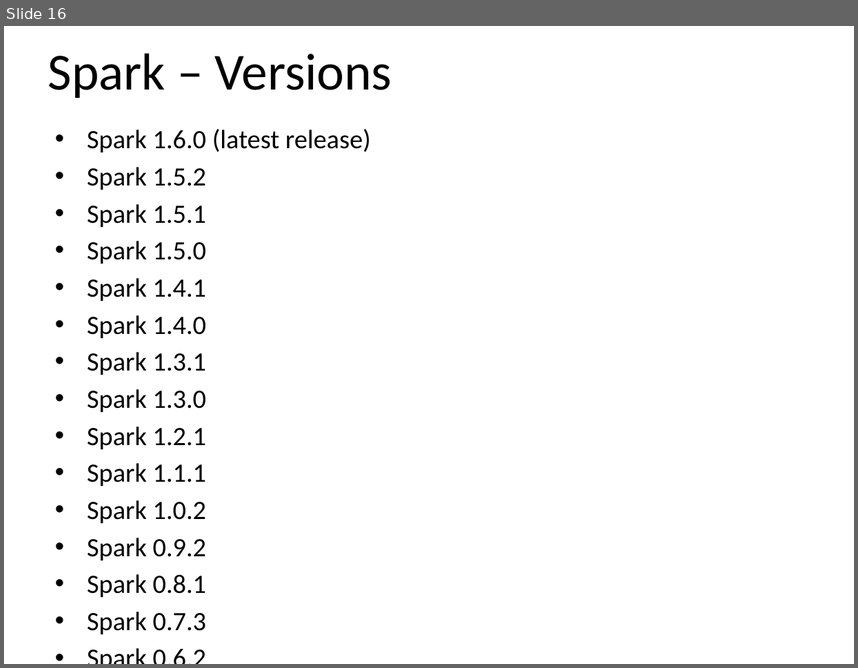
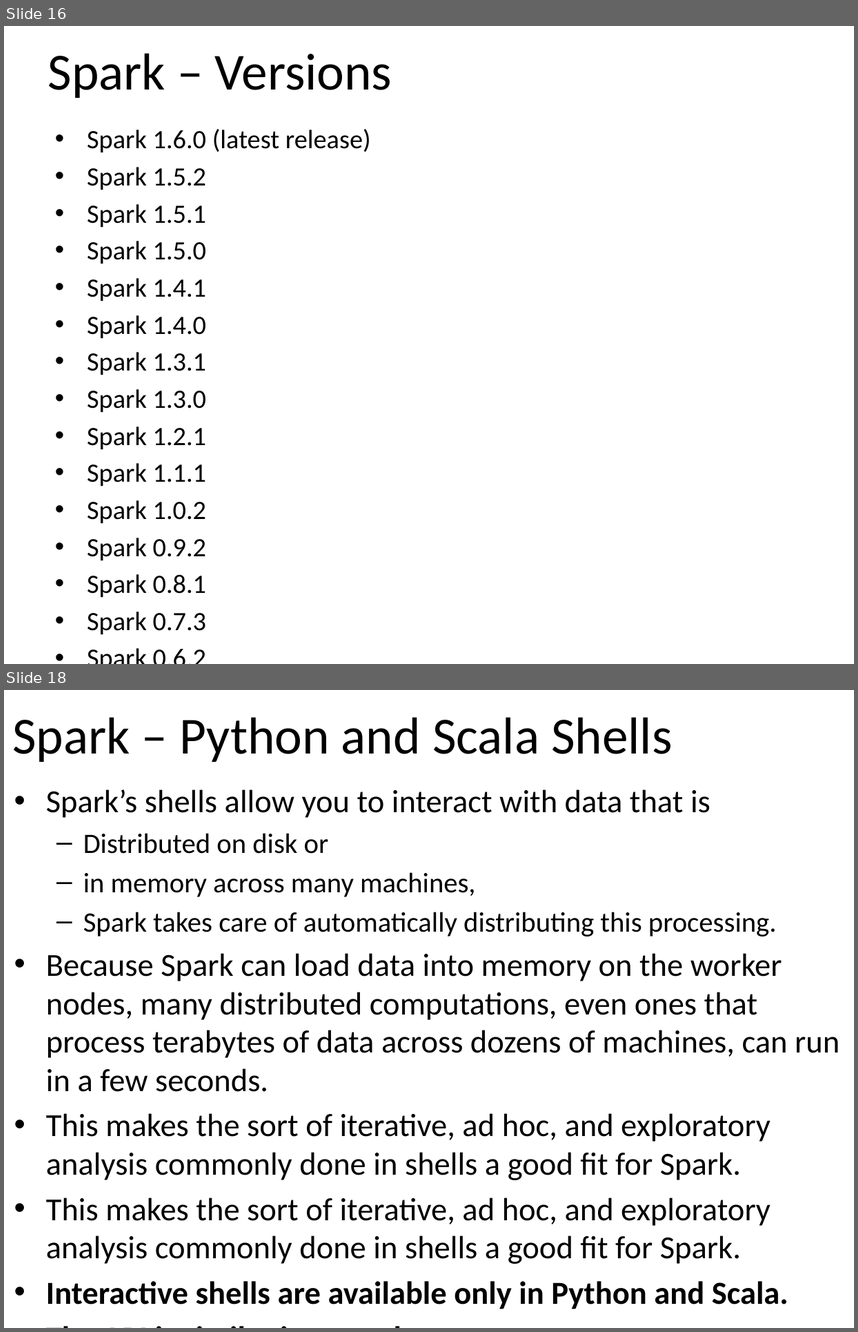
Before and after one commit to email2dorababu/SCALA_Reading, a slide deck: Spark_PPT/Spark_part1.pptx. Shown one above the other, each under a label of ours: slide 16 before the commit, slides 16 and 18 after it; the slides between them are not shown. The pictures are 858x668 and 858x1332 pixels, drawn with LibreOffice and Linux fonts; fonts in the diff are those of the drawing. Boxes give left, top, right and bottom in pixels: in the first picture for what was removed or moved away, otherwise in the second. Text is boxed around its words. In the diff, an @@ line names an element or a change of style, - is before the commit and + after.

```diff
--- a/Spark_PPT/Spark_part1.pptx
+++ b/Spark_PPT/Spark_part1.pptx
@@ slide 18 added at bbox=[4, 690, 854, 1328], background #FFFFFF @@
@@ title added at bbox=[12, 717, 672, 762], 44 pt, text #000000 @@
+Spark – Python and Scala Shells
@@ text added at bbox=[46, 789, 840, 1309], 27.2 pt, text #000000 @@
+• Spark’s shells allow you to interact with data that is
+  – Distributed on disk or
+  – in memory across many machines,
+  – Spark takes care of automatically distributing this processing.
+• Because Spark can load data into memory on the worker nodes, many distributed computations, even ones that process terabytes of data across dozens of machines, can run in a few seconds.
+• This makes the sort of iterative, ad hoc, and exploratory analysis commonly done in shells a good fit for Spark.
+• This makes the sort of iterative, ad hoc, and exploratory analysis commonly done in shells a good fit for Spark.
+• Interactive shells are available only in Python and Scala.
+• The API is similar in every language.
```
Also in this commit, not shown: 1 slide changed, 18 other slides added, 1 slide removed.
